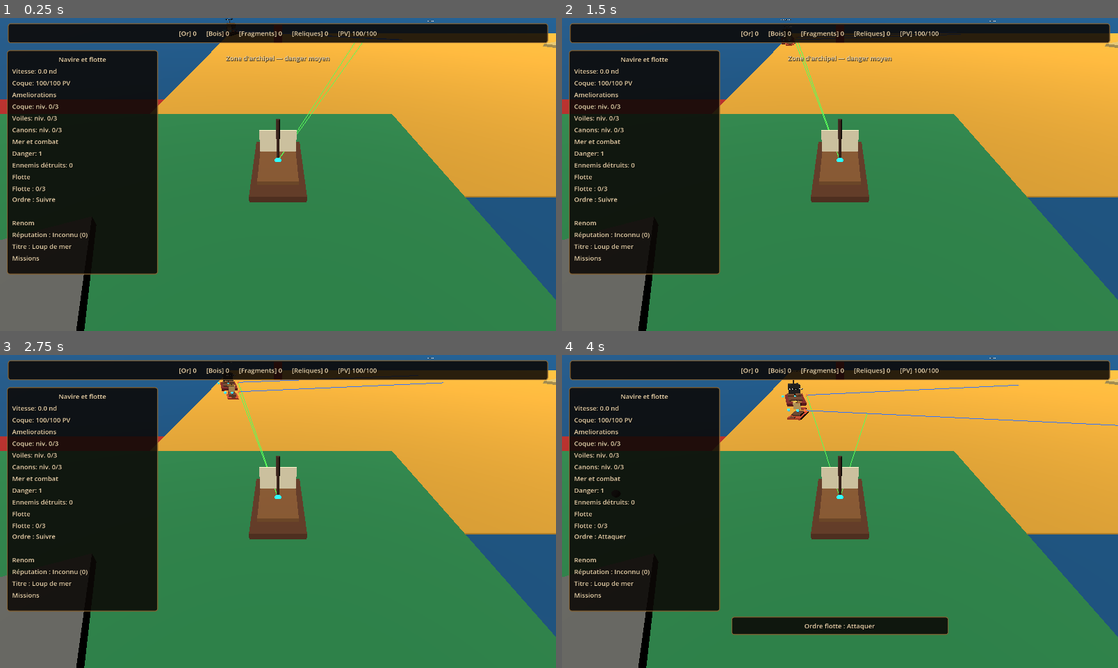
Above: before the commit, frames 1-4 (two rows, left to right).
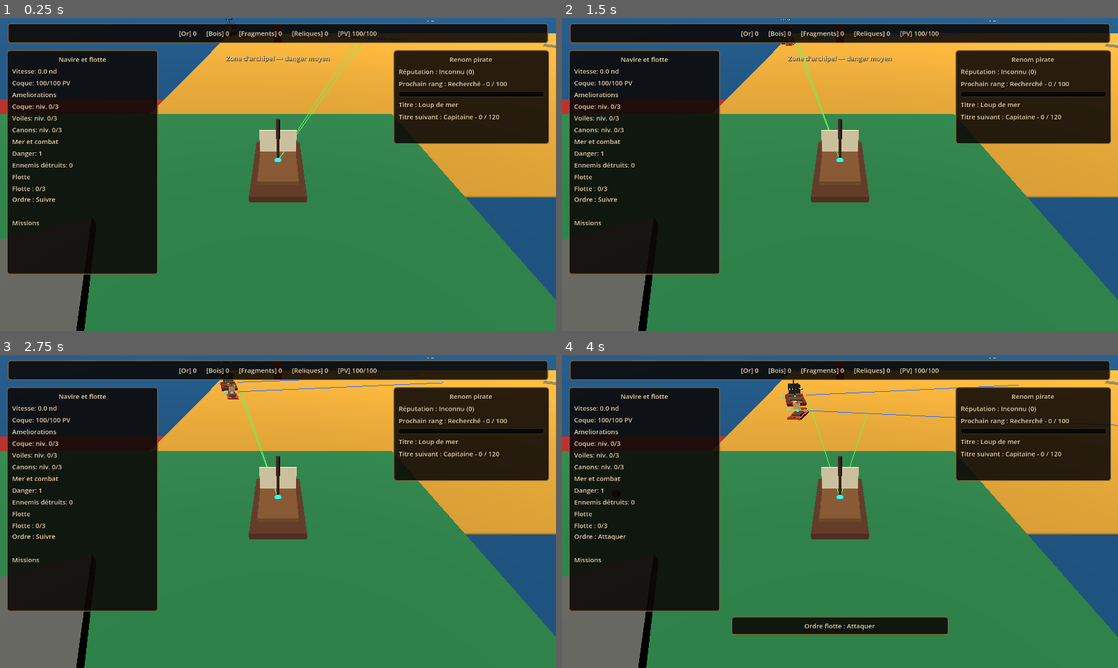
Above: after the commit, the same moments.

Repository: blou132/jeux-pirate
Game: Godot game, scene res://scenes/world/World.tscn
The game is run twice, just before and just after one commit, with the same random seed, the same clock (stepped at 60 frames per second) and the same inputs.
Inputs (mouse positions are in pixels of both pictures, inside the frame that each line leads up to):
- Up to frame 1 (0.25 s): no input
- Up to frame 2 (1.5 s): tap Enter at 0.5 s; move the mouse to (962, 158) at 0.52 s; hold D 0.53-1.25 s; tap R at 0.6 s; click (962, 158) at 0.67 s; drag from (728, 190) to (812, 237) at 1.27 s
- Up to frame 3 (2.75 s): tap Space at 2 s; move the mouse to (333, 442) at 2.02 s; hold D from 2.03 s (still down); hold Q from 2.03 s (still down); click (333, 442) at 2.17 s
- Up to frame 4 (4 s): release D at 2.75 s; release Q at 2.75 s; drag from (812, 574) to (673, 464) at 2.77 s; move the mouse to (1006, 558) at 3.52 s; hold A from 3.53 s (still down); tap G at 3.6 s; click (1006, 558) at 3.67 s

The runs differ from the first frame. In frame 1, 8.7% of the frame differs, in the area x 2-99%, y 10-78%; in frame 2, 8.7%; in frame 3, 8.7%; in frame 4, 8.7%.

Commit message:
feat: add reputation and title side panel

Diff:
--- a/scenes/ui/HUD.tscn
+++ b/scenes/ui/HUD.tscn
@@ -114,25 +114,61 @@
 text = "Flotte : 0/3"
 autowrap_mode = 3
 
-[node name="ReputationHeaderLabel" type="Label" parent="HUDRoot/LeftStatusPanel/LeftVBox"]
-layout_mode = 2
-text = "Renom"
-
-[node name="ReputationLabel" type="Label" parent="HUDRoot/LeftStatusPanel/LeftVBox"]
+[node name="MissionHeaderLabel" type="Label" parent="HUDRoot/LeftStatusPanel/LeftVBox"]
+layout_mode = 2
+text = "Missions"
+
+[node name="QuestLabel" type="Label" parent="HUDRoot/LeftStatusPanel/LeftVBox"]
+layout_mode = 2
+text = "Mission : Chasse pirate - 0/3 ennemis"
+autowrap_mode = 3
+
+[node name="RightReputationPanel" type="PanelContainer" parent="HUDRoot"]
+layout_mode = 1
+anchor_left = 1.0
+anchor_right = 1.0
+offset_left = -374.0
+offset_top = 74.0
+offset_right = -16.0
+offset_bottom = 290.0
+grow_horizontal = 0
+mouse_filter = 2
+
+[node name="ReputationVBox" type="VBoxContainer" parent="HUDRoot/RightReputationPanel"]
+layout_mode = 2
+theme_override_constants/separation = 6
+
+[node name="ReputationHeaderLabel" type="Label" parent="HUDRoot/RightReputationPanel/ReputationVBox"]
+layout_mode = 2
+text = "Renom pirate"
+horizontal_alignment = 1
+
+[node name="ReputationLabel" type="Label" parent="HUDRoot/RightReputationPanel/ReputationVBox"]
 layout_mode = 2
 text = "Reputation : Inconnu (0)"
-
-[node name="PirateTitleLabel" type="Label" parent="HUDRoot/LeftStatusPanel/LeftVBox"]
+autowrap_mode = 3
+
+[node name="ReputationProgressLabel" type="Label" parent="HUDRoot/RightReputationPanel/ReputationVBox"]
+layout_mode = 2
+text = "Prochain rang : 0 / 100"
+autowrap_mode = 3
+
+[node name="ReputationProgressBar" type="ProgressBar" parent="HUDRoot/RightReputationPanel/ReputationVBox"]
+custom_minimum_size = Vector2(0, 14)
+layout_mode = 2
+max_value = 100.0
+value = 0.0
+show_percentage = false
+mouse_filter = 2
+
+[node name="PirateTitleLabel" type="Label" parent="HUDRoot/RightReputationPanel/ReputationVBox"]
 layout_mode = 2
 text = "Titre : Loup de mer"
-
-[node name="MissionHeaderLabel" type="Label" parent="HUDRoot/LeftStatusPanel/LeftVBox"]
-layout_mode = 2
-text = "Missions"
-
-[node name="QuestLabel" type="Label" parent="HUDRoot/LeftStatusPanel/LeftVBox"]
-layout_mode = 2
-text = "Mission : Chasse pirate - 0/3 ennemis"
+autowrap_mode = 3
+
+[node name="TitleProgressLabel" type="Label" parent="HUDRoot/RightReputationPanel/ReputationVBox"]
+layout_mode = 2
+text = "Titre suivant : 0 / 120"
 autowrap_mode = 3
 
 [node name="MessagePanel" type="PanelContainer" parent="HUDRoot"]
--- a/scripts/ui/HUD.gd
+++ b/scripts/ui/HUD.gd
@@ -13,9 +13,13 @@
 @onready var danger_label: Label = $HUDRoot/LeftStatusPanel/LeftVBox/DangerLabel
 @onready var enemies_defeated_label: Label = $HUDRoot/LeftStatusPanel/LeftVBox/EnemiesDefeatedLabel
 @onready var ally_label: Label = $HUDRoot/LeftStatusPanel/LeftVBox/AllyLabel
-@onready var reputation_label: Label = $HUDRoot/LeftStatusPanel/LeftVBox/ReputationLabel
-@onready var pirate_title_label: Label = $HUDRoot/LeftStatusPanel/LeftVBox/PirateTitleLabel
 @onready var quest_label: Label = $HUDRoot/LeftStatusPanel/LeftVBox/QuestLabel
+@onready var reputation_panel: Control = $HUDRoot/RightReputationPanel
+@onready var reputation_label: Label = $HUDRoot/RightReputationPanel/ReputationVBox/ReputationLabel
+@onready var reputation_progress_label: Label = $HUDRoot/RightReputationPanel/ReputationVBox/ReputationProgressLabel
+@onready var reputation_progress_bar: ProgressBar = $HUDRoot/RightReputationPanel/ReputationVBox/ReputationProgressBar
+@onready var pirate_title_label: Label = $HUDRoot/RightReputationPanel/ReputationVBox/PirateTitleLabel
+@onready var title_progress_label: Label = $HUDRoot/RightReputationPanel/ReputationVBox/TitleProgressLabel
 @onready var context_panel: Control = $HUDRoot/MessagePanel
 @onready var context_label: Label = $HUDRoot/MessagePanel/ContextLabel
 @onready var zone_notification_label: Label = $HUDRoot/ZoneNotificationContainer/ZoneNotificationLabel
@@ -301,8 +305,7 @@
 func _connect_reputation_system() -> void:
 	_reputation_system = get_node_or_null("/root/ReputationSystem")
 	if _reputation_system == null:
-		reputation_label.visible = false
-		pirate_title_label.visible = false
+		_set_reputation_panel_visible(false)
 		return
 
 	var reputation_callback := Callable(self, "_on_reputation_changed")
@@ -334,23 +337,48 @@
 
 func _refresh_reputation_labels() -> void:
 	if _reputation_system == null:
-		reputation_label.visible = false
-		pirate_title_label.visible = false
+		_set_reputation_panel_visible(false)
 		return
 
 	if not _reputation_system.has_method("get_reputation_view"):
-		reputation_label.visible = false
-		pirate_title_label.visible = false
+		_set_reputation_panel_visible(false)
 		return
 
 	var view: Dictionary = _reputation_system.get_reputation_view()
+	var points := int(view.get("points", 0))
+	var current_threshold := int(view.get("current_threshold", 0))
+	var next_threshold := int(view.get("next_threshold", current_threshold))
+	var rank_progress := 100.0
+	if next_threshold > current_threshold:
+		rank_progress = clampf(
+			(float(points - current_threshold) / float(next_threshold - current_threshold)) * 100.0,
+			0.0,
+			100.0
+		)
 	reputation_label.text = "Réputation : %s (%d)" % [
 		String(view.get("rank_name", "Inconnu")),
 		int(view.get("points", 0)),
 	]
 	pirate_title_label.text = "Titre : %s" % String(view.get("title_name", "Loup de mer"))
-	reputation_label.visible = true
-	pirate_title_label.visible = true
+	reputation_progress_label.text = "Prochain rang : %s - %s" % [
+		String(view.get("next_rank_name", "Rang maximum")),
+		String(view.get("progress_text", "0 / 100")),
+	]
+	reputation_progress_bar.value = rank_progress
+	title_progress_label.text = "Titre suivant : %s - %s" % [
+		String(view.get("next_title_name", "Titre maximum")),
+		String(view.get("title_progress_text", "0 / 120")),
+	]
+	_set_reputation_panel_visible(true)
+
+
+func _set_reputation_panel_visible(is_visible: bool) -> void:
+	reputation_panel.visible = is_visible
+	reputation_label.visible = is_visible
+	reputation_progress_label.visible = is_visible
+	reputation_progress_bar.visible = is_visible
+	pirate_title_label.visible = is_visible
+	title_progress_label.visible = is_visible
 
 
 func set_context_message(message: String) -> void:
